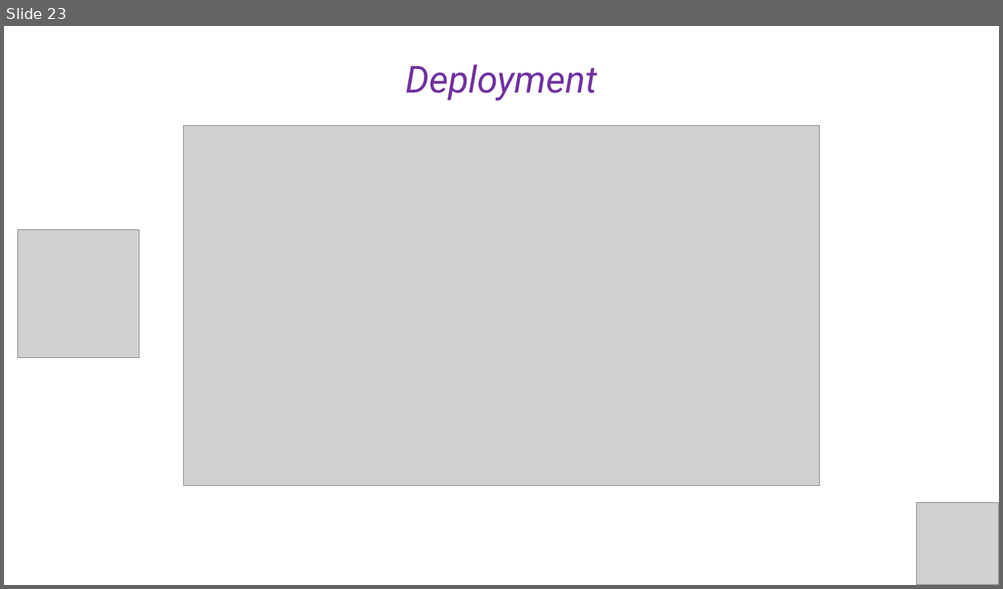
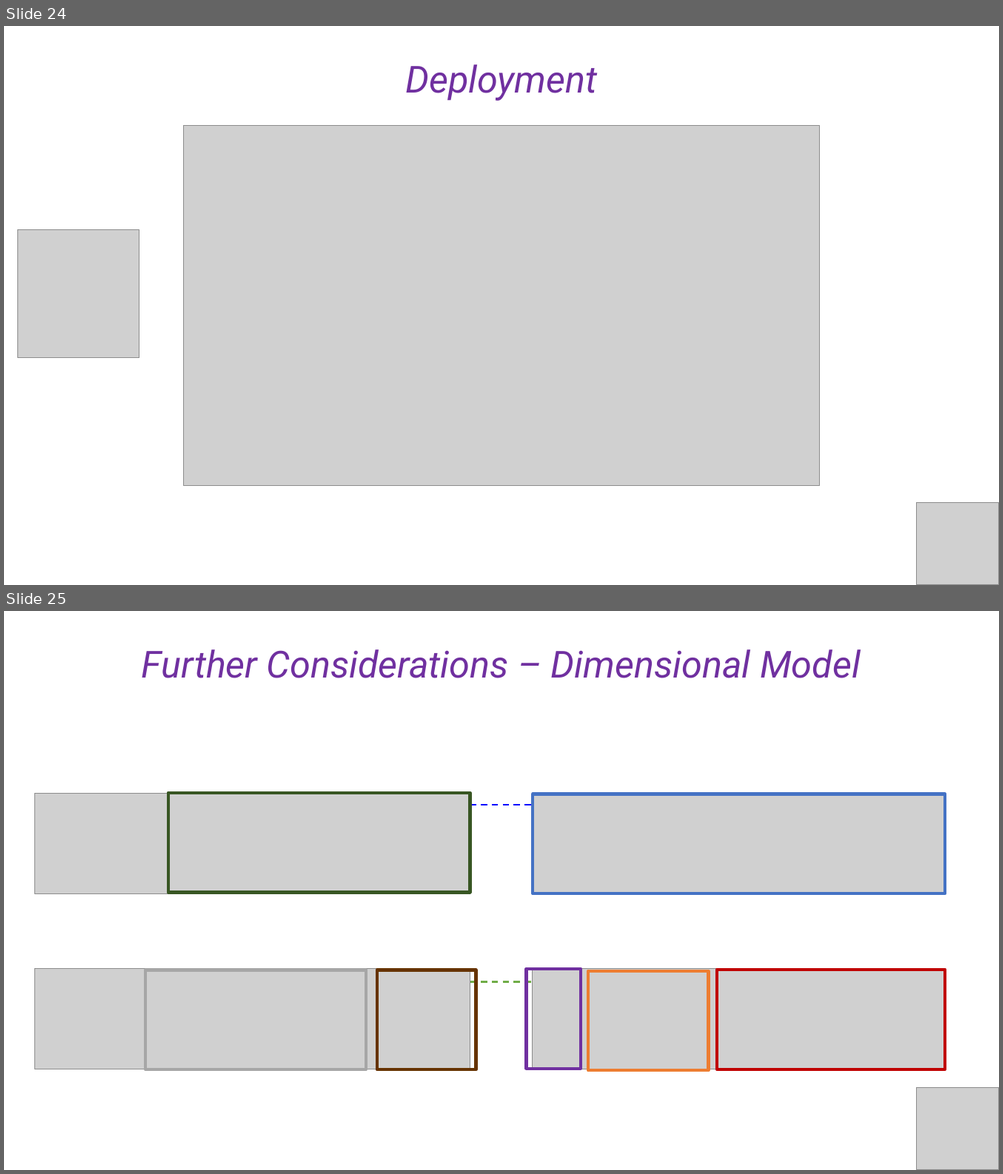
Before and after one commit to cesaramehri/Firn_CaseStudyTest, a slide deck: Presentation/Case Study - Presentation.pptx. Shown one above the other, each under a label of ours: slide 23 before the commit, slides 24 and 25 after it. The pictures are 1003x589 and 1003x1174 pixels, drawn with LibreOffice and Linux fonts; fonts in the diff are those of the drawing; grey boxes stand for pictures. Boxes give left, top, right and bottom in pixels: in the first picture for what was removed or moved away, otherwise in the second. Text is boxed around its words. In the diff, an @@ line names an element or a change of style, - is before the commit and + after.

```diff
--- a/Presentation/Case Study - Presentation.pptx
+++ b/Presentation/Case Study - Presentation.pptx
@@ slide 25 added at [4,611,999,1170], background #FFFFFF @@
@@ text added at [142,649,860,678], 36 pt, text #7030A0, italic @@
+Further Considerations – Dimensional Model
@@ group added at [34,793,945,1071]: 7 rectangles, 4 pictures, 2 lines @@
@@ picture added at [916,1088,999,1170] @@
@@ what was slide 23 is now slide 24 @@
```
Also in this commit, not shown: 1 slide changed, 3 other slides added.
